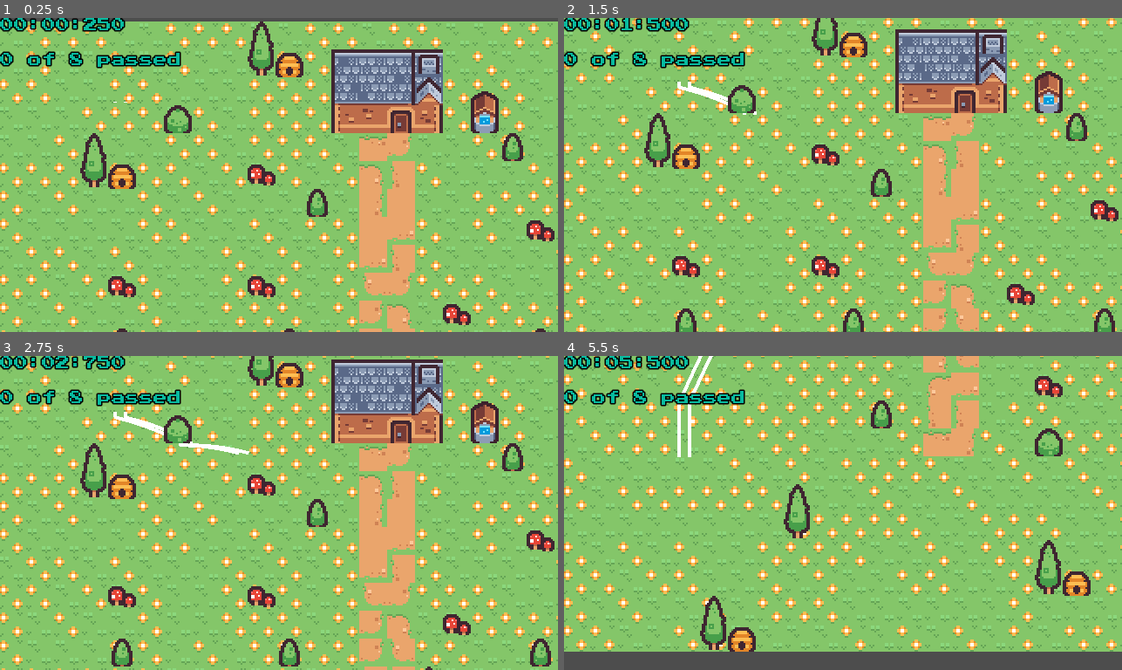
Above: before the commit, frames 1-4 (two rows, left to right).
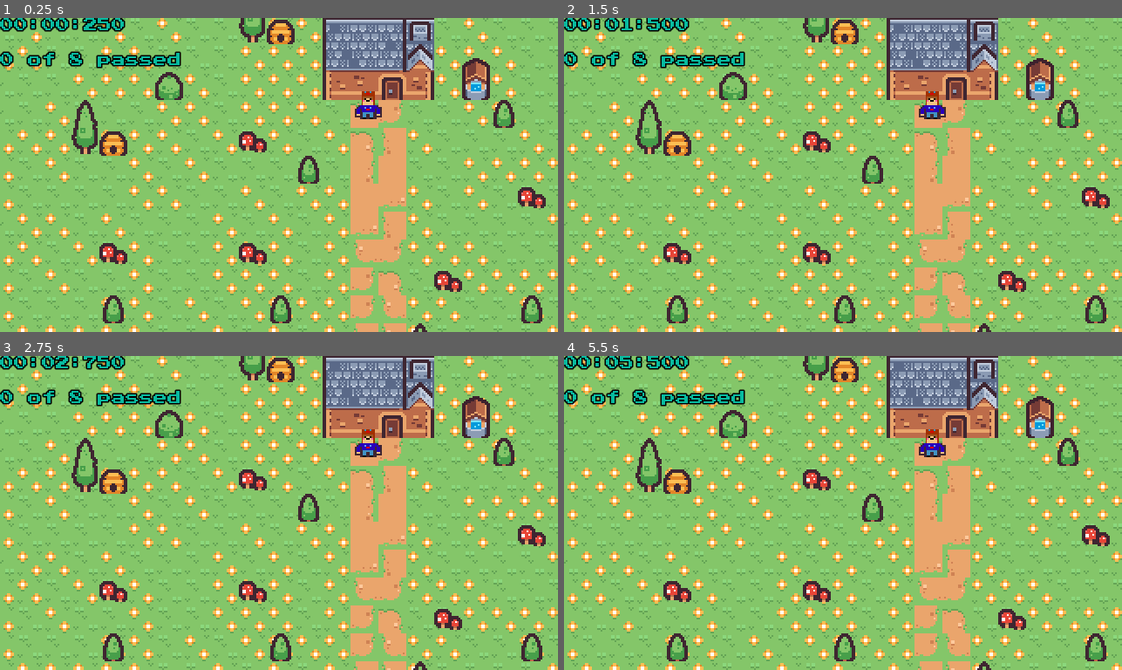
Above: after the commit, the same moments.

Repository: mkraenz/jforager
Game: Godot game, scene res://World.tscn
Same seed, same stepped clock (60 frames per second), same inputs: the game is played once before the commit and once after it.
Inputs:
- Up to frame 1 (0.25 s): no input
- Up to frame 2 (1.5 s): hold D (move_right) 0.53-1.28 s; hold W (brake) from 1.28 s (still down)
- Up to frame 3 (2.75 s): release W (brake) at 2.03 s; hold D (move_right) from 2.03 s (still down)
- Up to frame 4 (5.5 s): release D (move_right) at 2.78 s; hold Down (accelerate) 2.78-3.53 s; hold A (move_left) 3.53-5.03 s; hold W (brake) from 5.03 s (still down)

The runs differ from the first frame. In frame 1, 41% of the frame differs, in the area x 0-100%, y 0-100%; in frame 2, 36%; in frame 3, 38%; in frame 4, 43%.

Commit message:
feat:charakter

Diff:
--- a/World.tscn
+++ b/World.tscn
@@ -727,19 +727,6 @@
 layer_5/z_index = 6
 layer_5/tile_data = PackedInt32Array()
 
-[node name="Player" parent="TileMap" instance=ExtResource("3_5oc1k")]
-visible = false
-position = Vector2(70.6022, 51.1962)
-
-[node name="Camera2D" type="Camera2D" parent="TileMap/Player"]
-position = Vector2(0, 32)
-limit_left = 0
-limit_top = 0
-limit_right = 325
-limit_bottom = 1300
-position_smoothing_enabled = true
-position_smoothing_speed = 10.0
-
 [node name="Flags" type="Node2D" parent="TileMap"]
 
 [node name="R1" parent="TileMap/Flags" instance=ExtResource("4_6ndw3")]
@@ -836,7 +823,7 @@
 layer_2/y_sort_enabled = true
 layer_2/y_sort_origin = 0
 layer_2/z_index = 10
-layer_2/tile_data = PackedInt32Array(1310728, 262145, 1, 124 …(732 unchanged characters)…  2, 327689, 327681, 2, 983057, 327681, 2)
+layer_2/tile_data = PackedInt32Array(1310728, 262145, 1, 124 …(732 unchanged characters)…  2, 327689, 327681, 2, 983057, 327681, 2, 851992, 262145, 0)
 layer_3/name = "mid air"
 layer_3/enabled = true
 layer_3/modulate = Color(1, 1, 1, 1)
@@ -844,3 +831,16 @@
 layer_3/y_sort_origin = 0
 layer_3/z_index = 15
 layer_3/tile_data = PackedInt32Array(131087, 196609, 5, 131086, 131073, 5, 131085, 65537, 5, 131084, 1, 5, 327684, 655361, 7, 65546, 655361, 7, 1441810, 655361, 7, 1572870, 655361, 7, 65551, 196609, 4, 65550, 131073, 4, 65549, 65537, 4, 65548, 1, 4)
+
+[node name="Player" parent="TileMap2" instance=ExtResource("3_5oc1k")]
+position = Vector2(226, 75)
+scale = Vector2(0.977307, 0.996167)
+
+[node name="Camera2D" type="Camera2D" parent="TileMap2/Player"]
+position = Vector2(0, 32)
+limit_left = 0
+limit_top = 0
+limit_right = 325
+limit_bottom = 1300
+position_smoothing_enabled = true
+position_smoothing_speed = 10.0
--- a/player/Player.gd
+++ b/player/Player.gd
@@ -1,58 +1,9 @@
 extends CharacterBody2D
 
-
 const SPEED := 100.0
-const HORIZONTAL_SPEED := 50.0
-const MAX_VERTICAL_SPEED := 1000.0
-const BRAKE_STRENGTH := 3.0
-const PUSH_STRENGTH := 50.0
-const acceleration_cooldown := 0.7
-const min_left :=15
-# Get the gravity from the project settings to be synced with RigidBody nodes.
-var gravity: float = ProjectSettings.get_setting("physics/2d/default_gravity")
 
 @onready var anims: AnimatedSprite2D = $AnimSprite
-@onready var pushPoleAnimTimer: Timer = $AnimSprite/PushPoleTimer
 
-var acceleration_cooldown_timer := acceleration_cooldown + 1.0 # start with cooldown expired
-var apply_delayed_acceleration = false
 
 func _physics_process(delta):
-	acceleration_cooldown_timer += delta
-
-	# add gravity to simulate sliding down the slope.
-	velocity.y += gravity * delta
-
-	# if breaking, slow down the vertical speed.
-	if Input.is_action_pressed("brake"):
-		velocity.y = move_toward(velocity.y, 0, BRAKE_STRENGTH)
-
-	if apply_delayed_acceleration:
-		velocity.y = move_toward(velocity.y, MAX_VERTICAL_SPEED, PUSH_STRENGTH)
-		apply_delayed_acceleration = false
-
-	if Input.is_action_just_pressed("accelerate") and acceleration_cooldown_timer > acceleration_cooldown:
-		acceleration_cooldown_timer = 0.0
-		pushPoleAnimTimer.start()
-		anims.play('push_pole')
-
-	var direction = Input.get_axis("move_left", "move_right")
-	if direction:
-		velocity.x = direction * HORIZONTAL_SPEED
-	else:
-		velocity.x = move_toward(velocity.x, 0, HORIZONTAL_SPEED)
-
-	if position.x<min_left and velocity.x <0:
-		velocity.x = 0
-
-	if position.x>310 and velocity.x >0:
-		velocity.x = 0
-
 	move_and_slide()
-
-
-
-
-func _on_push_pole_timer_timeout():
-	anims.play('default')
-	apply_delayed_acceleration = true
--- a/player/Player.tscn
+++ b/player/Player.tscn
@@ -1,39 +1,24 @@
-[gd_scene load_steps=9 format=3 uid="uid://b675cs050c67u"]
+[gd_scene load_steps=6 format=3 uid="uid://dmqejjicnug0q"]
 
 [ext_resource type="Script" path="res://player/Player.gd" id="1_calhm"]
-[ext_resource type="Script" path="res://player/Trail.gd" id="2_scs6f"]
-[ext_resource type="Texture2D" uid="uid://day1nx0idglb4" path="res://third-party/kenney-tiny-ski/Tilemap/tilemap-clean.png" id="3_cn2lw"]
-
-[sub_resource type="CanvasItemMaterial" id="CanvasItemMaterial_nns8l"]
+[ext_resource type="Texture2D" uid="uid://cmumn78gxa3wl" path="res://assets/manni.png" id="2_bpleg"]
 
 [sub_resource type="CapsuleShape2D" id="CapsuleShape2D_ea2p8"]
 radius = 2.0
 height = 8.0
 
-[sub_resource type="AtlasTexture" id="AtlasTexture_x2of2"]
-atlas = ExtResource("3_cn2lw")
-region = Rect2(176, 96, 16, 16)
-
-[sub_resource type="AtlasTexture" id="AtlasTexture_bd7tm"]
-atlas = ExtResource("3_cn2lw")
-region = Rect2(160, 96, 16, 16)
+[sub_resource type="AtlasTexture" id="AtlasTexture_p5uw3"]
+atlas = ExtResource("2_bpleg")
+region = Rect2(16, 0, 16, 16)
 
 [sub_resource type="SpriteFrames" id="SpriteFrames_oiaj6"]
 animations = [{
 "frames": [{
 "duration": 1.0,
-"texture": SubResource("AtlasTexture_x2of2")
+"texture": SubResource("AtlasTexture_p5uw3")
 }],
 "loop": true,
 "name": &"default",
-"speed": 5.0
-}, {
-"frames": [{
-"duration": 1.0,
-"texture": SubResource("AtlasTexture_bd7tm")
-}],
-"loop": true,
-"name": &"push_pole",
 "speed": 5.0
 }]
 
@@ -41,62 +26,6 @@
 z_index = 10
 collision_layer = 2
 script = ExtResource("1_calhm")
-
-[node name="Skis" type="Node2D" parent="."]
-position = Vector2(0, -3)
-
-[node name="Left" type="Node2D" parent="Skis"]
-position = Vector2(-3, 0)
-
-[node name="SnowParticles" type="CPUParticles2D" parent="Skis/Left"]
-visible = false
-material = SubResource("CanvasItemMaterial_nns8l")
-position = Vector2(-3, 0)
-amount = 80
-lifetime = 5.0
-direction = Vector2(0, -1)
-spread = 90.0
-gravity = Vector2(0, 0)
-initial_velocity_min = 1.0
-initial_velocity_max = 1.0
-
-[node name="Trail" type="Node" parent="Skis/Left"]
-script = ExtResource("2_scs6f")
-
-[node name="Line2D" type="Line2D" parent="Skis/Left/Trail"]
-z_index = 6
-width = 2.0
-
-[node name="NextPointTimer" type="Timer" parent="Skis/Left/Trail"]
-wait_time = 0.05
-autostart = true
-
-[node name="Right" type="Node2D" parent="Skis"]
-position = Vector2(6, 0)
-
-[node name="SnowParticles" type="CPUParticles2D" parent="Skis/Right"]
-visible = false
-material = SubResource("CanvasItemMaterial_nns8l")
-position = Vector2(-3, 0)
-amount = 80
-lifetime = 5.0
-direction = Vector2(0, -1)
-spread = 90.0
-gravity = Vector2(0, 0)
-initial_velocity_min = 1.0
-initial_velocity_max = 1.0
-
-[node name="Trail" type="Node" parent="Skis/Right"]
-script = ExtResource("2_scs6f")
-
-[node name="Line2D" type="Line2D" parent="Skis/Right/Trail"]
-z_index = 6
-position = Vector2(-3, 0)
-width = 2.0
-
-[node name="NextPointTimer" type="Timer" parent="Skis/Right/Trail"]
-wait_time = 0.05
-autostart = true
 
 [node name="CollisionShape2D" type="CollisionShape2D" parent="."]
 visible = false
@@ -106,15 +35,7 @@
 shape = SubResource("CapsuleShape2D_ea2p8")
 
 [node name="AnimSprite" type="AnimatedSprite2D" parent="."]
-position = Vector2(-8, -17)
+position = Vector2(-16, -16)
 sprite_frames = SubResource("SpriteFrames_oiaj6")
 autoplay = "default"
 centered = false
-
-[node name="PushPoleTimer" type="Timer" parent="AnimSprite"]
-wait_time = 0.2
-one_shot = true
-
-[connection signal="timeout" from="Skis/Left/Trail/NextPointTimer" to="Skis/Left/Trail" method="_on_next_point_timer_timeout"]
-[connection signal="timeout" from="Skis/Right/Trail/NextPointTimer" to="Skis/Right/Trail" method="_on_next_point_timer_timeout"]
-[connection signal="timeout" from="AnimSprite/PushPoleTimer" to="." method="_on_push_pole_timer_timeout"]
--- a/player/Trail.gd
+++ /dev/null
@@ -1,17 +0,0 @@
-extends Node
-
-@onready var line: Line2D = $Line2D
-@onready var timer: Timer = $NextPointTimer
-
-func _ready():
-	line.add_point(get_parent().global_position)
-
-func _on_next_point_timer_timeout():
-	if line.get_point_count() < 100:
-		line.add_point(get_parent().global_position)
-		return
-	var next_point = get_parent().global_position
-	var prev_point = line.get_point_position(0)
-	if next_point != prev_point:
-		line.add_point(next_point)
-		line.remove_point(0)
